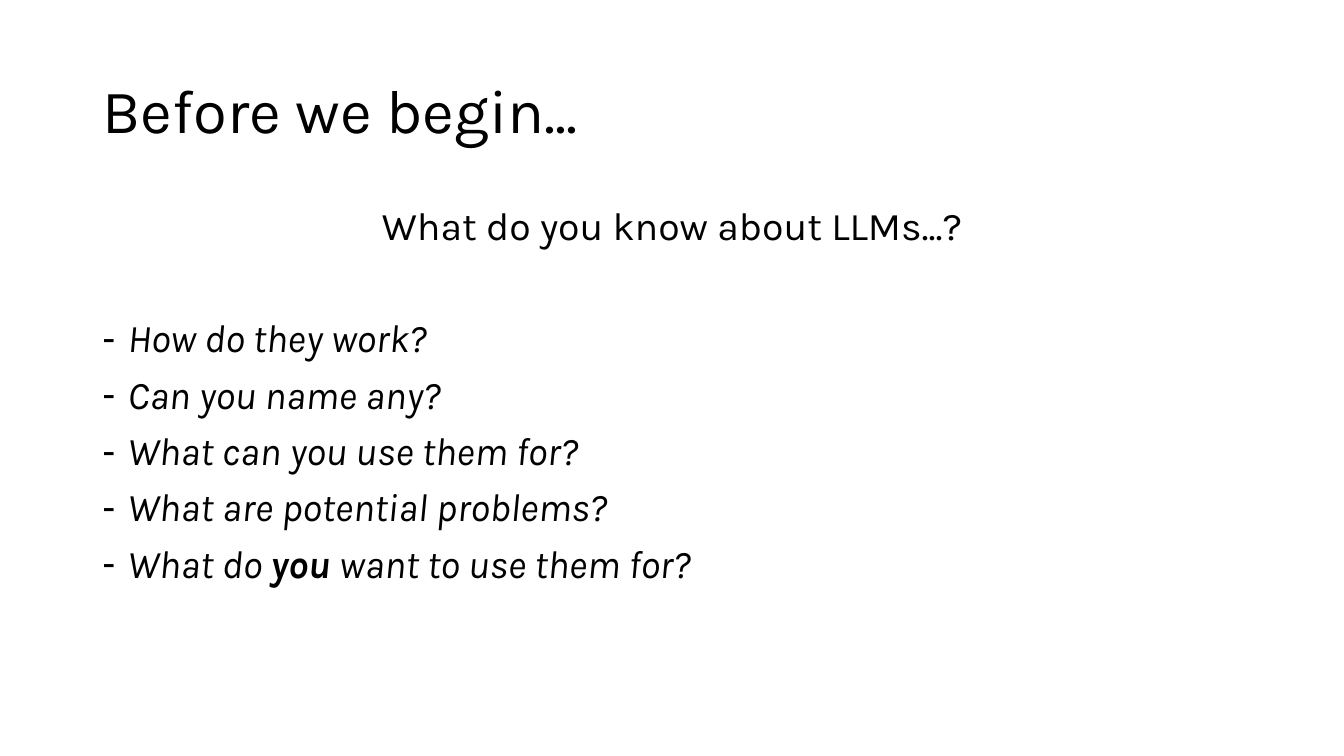
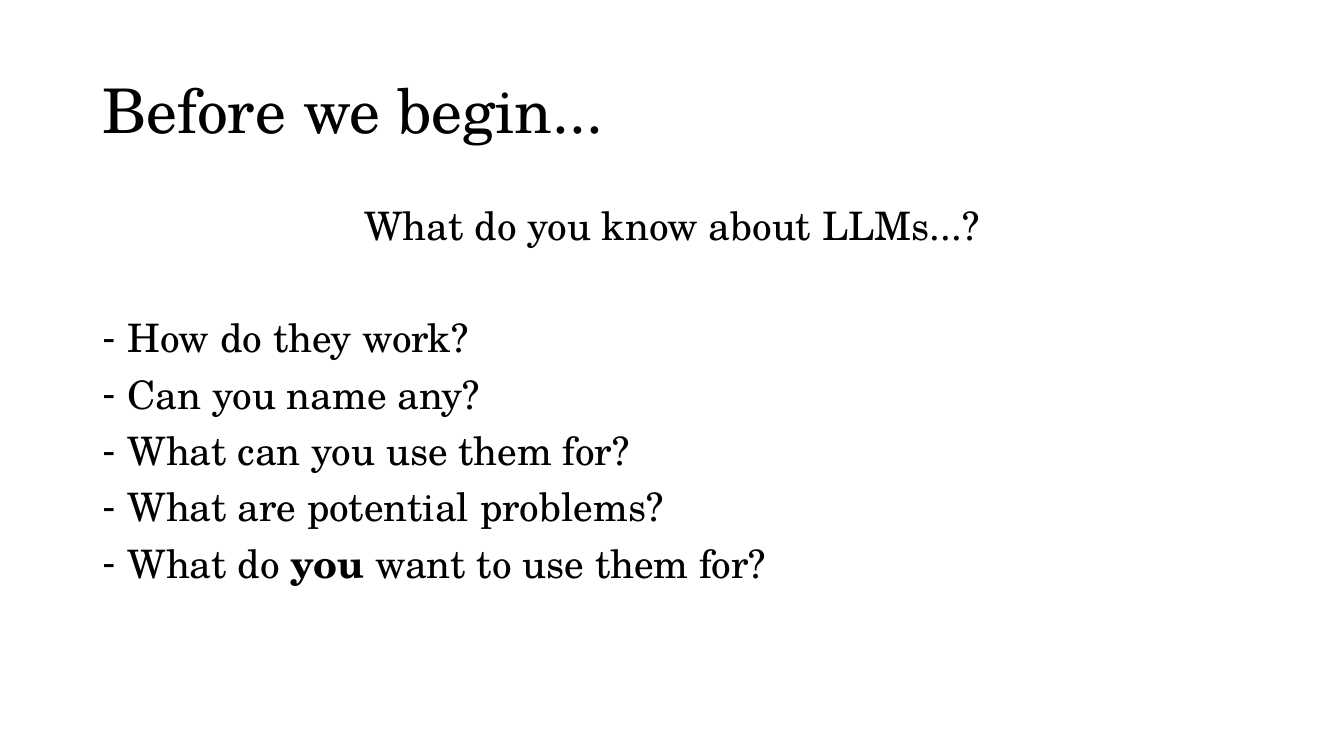
Before and after one commit to acceleratescience/large-language-models, a slide deck: slide 6 of slides/flsg/1-intro-flsg.pptx (slide 5 before the commit). Drawn at 1344x756 pixels with LibreOffice and Linux fonts; fonts in the diff are those of the drawing; background and template pictures are left out. Boxes give left, top, right and bottom in pixels: in the first picture for what was removed or moved away, otherwise in the second. Text is boxed around its words. In the diff, an @@ line names an element or a change of style, - is before the commit and + after.

```diff
--- a/slides/flsg/1-intro-flsg.pptx
+++ b/slides/flsg/1-intro-flsg.pptx
@@ title "Before we begin..." at <box>102,87,604,146</box>: font Karla to TeX Gyre Schola @@
@@ text "What do you know about ..." at <box>128,211,979,586</box>: font Karla to TeX Gyre Schola; italic off in "How do they work?", "Can you name any?", "What can you use them for?", "What are potential problems?" and 1 more places @@
```
Also in this commit, not shown: 17 other slides changed, 1 slide added, 1 other file.
